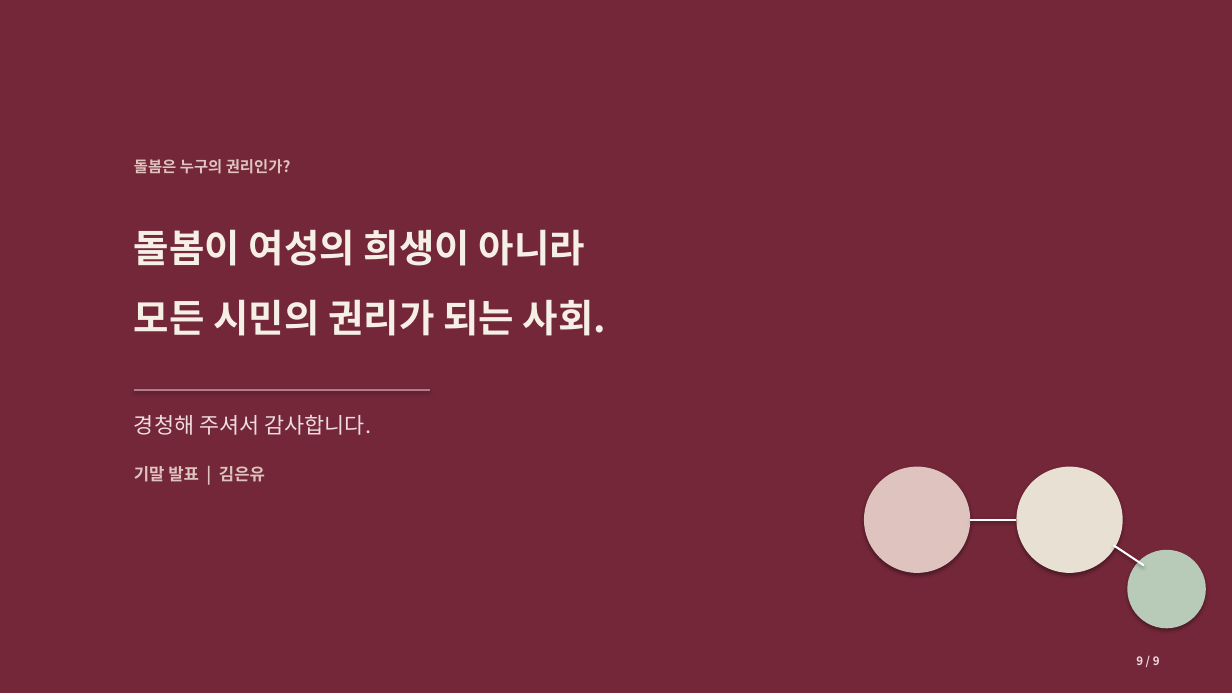
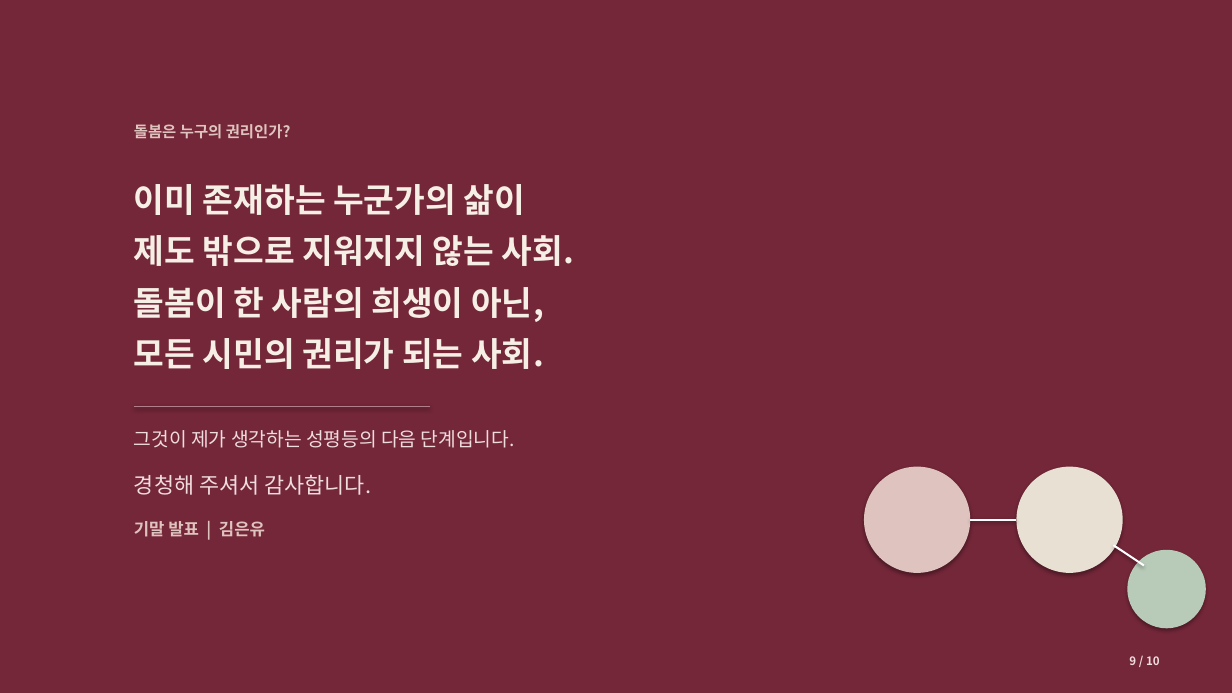
Before and after one commit to metapokim/tapo-archive, a slide deck: slide 9 of files/gender_guardian_presentation_20261203.pptx. Drawn at 1232x693 pixels with LibreOffice and Linux fonts; fonts in the diff are those of the drawing. Boxes give left, top, right and bottom in pixels: in the first picture for what was removed or moved away, otherwise in the second. Text is boxed around its words. In the diff, an @@ line names an element or a change of style, - is before the commit and + after.

Commit message:
📊 젠더 기말 발표자료 10슬라이드(참고문헌 7건) 교체 + 5분 최종 대본·참고문헌 메모 반영

```diff
--- a/files/gender_guardian_presentation_20261203.pptx
+++ b/files/gender_guardian_presentation_20261203.pptx
@@ text "돌봄은 누구의 권리인가?": place and size @@
-text "돌봄은 누구의 권리인가?" at (134, 159, 291, 174)
+text "돌봄은 누구의 권리인가?" at (134, 124, 291, 139)
@@ text "이미 존재하는 누군가의 삶이": place and size @@
-text "이미 존재하는 누군가의 삶이" at (134, 229, 607, 336)
+text "이미 존재하는 누군가의 삶이" at (134, 184, 575, 369)
@@ text at (134, 184, 575, 322): text changed; size 30 to 26 pt @@
-돌봄이 여성의 희생이 아니라
+이미 존재하는 누군가의 삶이
+제도 밖으로 지워지지 않는 사회.
+돌봄이 한 사람의 희생이 아닌,
@@ text at (134, 338, 544, 369): size 30 to 26 pt in "모든 시민의 권리가 되는 사회."; line spacing 1.35 to 1.28; less space between paragraphs @@
@@ line moved from (134, 390) - (430, 390) to (134, 407) - (430, 407) @@
@@ text added at (134, 430, 515, 448), 15 pt, text #EFDCDD @@
+그것이 제가 생각하는 성평등의 다음 단계입니다.
@@ text "경청해 주셔서 감사합니다.": place and size @@
-text "경청해 주셔서 감사합니다." at (134, 415, 371, 435)
+text "경청해 주셔서 감사합니다." at (134, 475, 371, 495)
@@ text "기말 발표 | 김은유": place and size @@
-text "기말 발표 | 김은유" at (134, 466, 265, 482)
+text "기말 발표 | 김은유" at (134, 521, 265, 537)
@@ text at (1129, 656, 1160, 665): text changed @@
-9 / 9
+9 / 10
```
Also in this commit, not shown: 7 other slides changed, 2 slides added, 1 slide removed, 2 other files.
